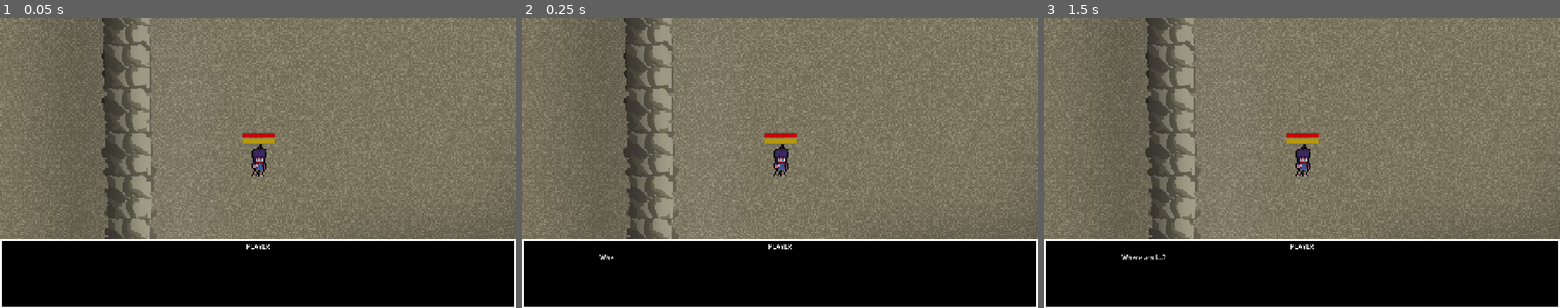
Above: before the commit, frames 1-3 (left to right).
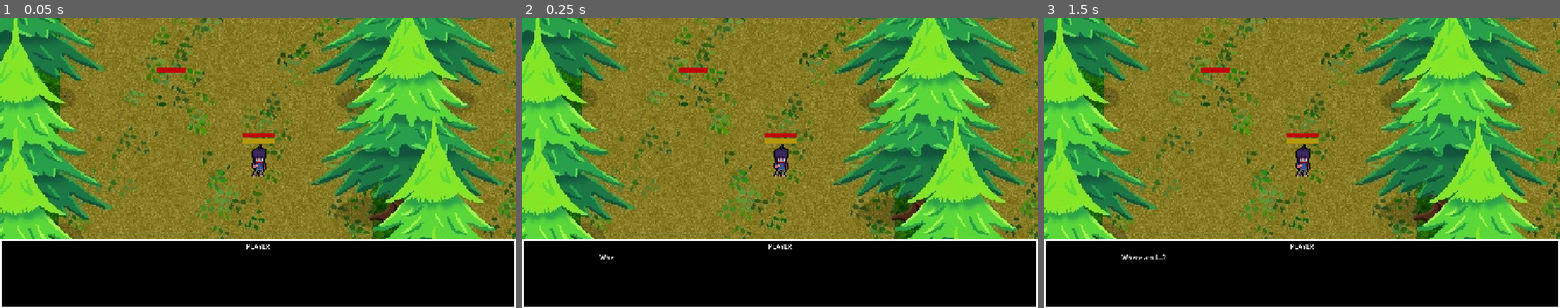
Above: after the commit, the same moments.

Repository: CAHSI-Game-Studios/CGS-project
Game: Godot game, scene res://games/gameA/scenes/game_a_scene_test.tscn
Two runs of this game, one before a commit and one after it. Both use one fixed random seed, a clock stepped at 60 frames per second and the inputs below. This scene is started directly instead of the project's main scene.
Inputs (mouse positions are in pixels of both pictures, inside the frame that each line leads up to):
- Up to frame 1 (0.05 s): no input
- Up to frame 2 (0.25 s): no input
- Up to frame 3 (1.5 s): tap Enter at 0.5 s; move the mouse to (1415, 148) at 0.52 s; hold D (move_right) 0.53-1.28 s; tap K (game_a_attack) at 0.6 s; click (1415, 148) at 0.67 s; tap Space at 1.25 s; move the mouse to (1198, 177) at 1.27 s; hold S (move_down) from 1.28 s (still down); tap I (game_a_blocking) at 1.35 s

The runs differ from the first frame. In frame 1, 76% of the frame differs, in the area x 0-100%, y 0-77%; in frame 2, 76%; in frame 3, 76%.

Commit message:
ally behavior implementation

Diff:
--- /dev/null
+++ b/src/games/gameA/scenes/game_a_ally.tscn
@@ -0,0 +1,64 @@
+[gd_scene format=3 uid="uid://f3gretpawnsv"]
+
+[ext_resource type="Script" uid="uid://clq2hu61hrkav" path="res://games/gameA/scripts/ally.gd" id="1_8cjbb"]
+
+[sub_resource type="CircleShape2D" id="CircleShape2D_6tu7v"]
+
+[sub_resource type="RectangleShape2D" id="RectangleShape2D_6tu7v"]
+
+[sub_resource type="StyleBoxFlat" id="StyleBoxFlat_lckfg"]
+bg_color = Color(0.75158876, 0.025840001, 0.050708726, 1)
+
+[sub_resource type="RectangleShape2D" id="RectangleShape2D_bb0j3"]
+size = Vector2(38, 40)
+
+[node name="Ally" type="CharacterBody2D" unique_id=1128105033]
+collision_mask = 4
+script = ExtResource("1_8cjbb")
+
+[node name="CollisionShape2D" type="CollisionShape2D" parent="." unique_id=1977458536]
+shape = SubResource("CircleShape2D_6tu7v")
+
+[node name="NavigationAgent2D" type="NavigationAgent2D" parent="." unique_id=1067434227]
+path_desired_distance = 5.0
+target_desired_distance = 5.0
+debug_enabled = true
+debug_use_custom = true
+debug_path_custom_color = Color(0.13780668, 0.2674267, 0.46738052, 1)
+
+[node name="Hitbox" type="Area2D" parent="." unique_id=874951371]
+collision_mask = 6
+
+[node name="CollisionShape2D" type="CollisionShape2D" parent="Hitbox" unique_id=1882353399]
+shape = SubResource("RectangleShape2D_6tu7v")
+
+[node name="UI" type="Control" parent="." unique_id=1006557167]
+layout_mode = 3
+anchors_preset = 0
+offset_right = 40.0
+offset_bottom = 40.0
+
+[node name="HealthBar" type="ProgressBar" parent="UI" unique_id=618769674]
+layout_mode = 1
+anchors_preset = 8
+anchor_left = 0.5
+anchor_top = 0.5
+anchor_right = 0.5
+anchor_bottom = 0.5
+offset_left = -31.0
+offset_top = -34.0
+offset_right = -7.0
+offset_bottom = -30.0
+grow_horizontal = 2
+grow_vertical = 2
+theme_override_styles/fill = SubResource("StyleBoxFlat_lckfg")
+step = 5.0
+show_percentage = false
+
+[node name="AttackArea" type="Area2D" parent="." unique_id=1153014219]
+collision_layer = 0
+collision_mask = 2
+
+[node name="CollisionShape2D" type="CollisionShape2D" parent="AttackArea" unique_id=1623149569]
+position = Vector2(0, 1)
+shape = SubResource("RectangleShape2D_bb0j3")
--- a/src/games/gameA/scenes/game_a_scene_test.tscn
+++ b/src/games/gameA/scenes/game_a_scene_test.tscn
@@ -2,12 +2,17 @@
 
 [ext_resource type="PackedScene" uid="uid://cjikp6rypqpvi" path="res://games/gameA/scenes/GameAScene.tscn" id="1_vymsj"]
 [ext_resource type="PackedScene" uid="uid://vvwtswnncswr" path="res://games/gameA/scenes/game_a_mage_boss.tscn" id="2_hbpco"]
+[ext_resource type="PackedScene" uid="uid://f3gretpawnsv" path="res://games/gameA/scenes/game_a_ally.tscn" id="3_f64rh"]
 
 [node name="GameASceneTest" unique_id=2141663944 instance=ExtResource("1_vymsj")]
 
 [node name="Player" parent="." index="0" unique_id=102526350]
-position = Vector2(3631, 940)
+position = Vector2(232, 1144)
 
 [node name="Mage" parent="Enemies" parent_id_path=PackedInt32Array(983519384) index="3" unique_id=1779614909 node_paths=PackedStringArray("player") instance=ExtResource("2_hbpco")]
 position = Vector2(3781, 798)
 player = NodePath("../../Player")
+
+[node name="Ally" parent="Enemies" parent_id_path=PackedInt32Array(983519384) index="4" unique_id=1128105033 node_paths=PackedStringArray("player") instance=ExtResource("3_f64rh")]
+position = Vector2(190, 1351)
+player = NodePath("../../Player")
--- /dev/null
+++ b/src/games/gameA/scripts/ally.gd
@@ -0,0 +1,149 @@
+class_name GameAAlly
+extends GameACharacter
+
+enum State { FOLLOW, ENGAGE, RETURN, ATTACK }
+
+@export var player: CharacterBody2D
+
+## ------- FOLLOW ----------------
+@export var follow_distance: float = 60.0
+@export var leash_radius: float = 300.0
+@export var return_distance: float = 400.0
+
+## ------- TARGETING ----------------
+@export var retarget_interval: float = 0.5
+@export var player_threat_weight: float = 1.0
+
+## ------- ATTACK ----------------
+@export var attack_damage: int = 20
+@export var attack_range: float = 30
+@export var attack_windup: float = 0.3
+@export var attack_cooldown: float = 0.8
+@export var attack_offset: float = 24.0
+
+@onready var attack_area: Area2D = $AttackArea
+
+var state: State = State.FOLLOW
+var target: GameAEnemy
+var retarget_timer: float = 0.0
+var attack_cooldown_timer: float = 0.0
+
+
+func _ready() -> void:
+	super()
+	add_to_group("allies")
+	attack_area.monitoring = false
+
+func can_act() -> bool:
+	return player != null and player is GameAPlayer
+
+func update_behavior(delta: float) -> void:
+	attack_cooldown_timer -= delta
+
+	retarget_timer -= delta
+	if retarget_timer <= 0.0:
+		retarget_timer = retarget_interval
+		update_target()
+
+	match state:
+		State.FOLLOW:
+			if target:
+				state = State.ENGAGE
+			else:
+				follow_player()
+
+		State.ENGAGE:
+			if not is_valid_target(target):
+				target = null
+				state = State.FOLLOW
+				return
+			if distance_to_player() > return_distance:
+				target = null
+				state = State.RETURN
+				return
+			engage_target()
+
+		State.RETURN:
+			move_towards_point(player.global_position, SPEED)
+			if distance_to_player() <= leash_radius * 0.5:
+				state = State.FOLLOW
+
+		State.ATTACK:
+			pass
+
+## ------- FOLLOW ----------------
+func follow_player() -> void:
+	if distance_to_player() > follow_distance:
+		move_towards_point(player.global_position, SPEED)
+	else:
+		stop_moving()
+
+func distance_to_player() -> float:
+	return global_position.distance_to(player.global_position)
+
+## ------- TARGETING ----------------
+func update_target() -> void:
+	if state == State.RETURN or state == State.ATTACK:
+		return
+
+	var best: GameAEnemy = null
+	var best_score := INF
+	for node in get_tree().get_nodes_in_group("enemies"):
+		var enemy := node as GameAEnemy
+		if not is_valid_target(enemy):
+			continue
+		var score := get_target_score(enemy)
+		if score < best_score:
+			best_score = score
+			best = enemy
+
+	if is_valid_target(target) and best != target:
+		if best_score > get_target_score(target):
+			return
+
+	target = best
+
+func get_target_score(enemy: GameAEnemy) -> float:
+	var distance_to_ally := global_position.distance_to(enemy.global_position)
+	var distance_to_player_from_enemy := player.global_position.distance_to(enemy.global_position)
+	return distance_to_ally + distance_to_player_from_enemy * player_threat_weight
+
+func is_valid_target(enemy) -> bool:
+	if enemy == null or not is_instance_valid(enemy) or enemy.is_queued_for_deletion():
+		return false
+	if enemy.has_method("is_dead") and enemy.is_dead():
+		return false
+	return enemy.global_position.distance_to(player.global_position) <= leash_radius
+
+## ------- ATTACK ----------------
+func engage_target() -> void:
+	var distance := global_position.distance_to(target.global_position)
+	if distance > attack_range:
+		move_towards_point(target.global_position, SPEED)
+	elif attack_cooldown_timer <= 0.0:
+		start_attack()
+	else:
+		stop_moving()
+
+func start_attack() -> void:
+	state = State.ATTACK
+	stop_moving()
+
+	var direction := global_position.direction_to(target.global_position)
+	attack_area.position = direction * attack_offset
+	attack_area.rotation = direction.angle()
+
+	await get_tree().create_timer(attack_windup, false).timeout
+
+	attack_area.monitoring = true
+	await get_tree().physics_frame
+	await get_tree().physics_frame
+
+	for area in attack_area.get_overlapping_areas():
+		var enemy := area.get_parent() as GameAEnemy
+		if enemy:
+			enemy.take_damage(attack_damage, enemy.global_position - global_position)
+
+	attack_area.monitoring = false
+	attack_cooldown_timer = attack_cooldown
+	state = State.ENGAGE if is_valid_target(target) else State.FOLLOW
--- a/src/games/gameA/scripts/projectile.gd
+++ b/src/games/gameA/scripts/projectile.gd
@@ -22,9 +22,9 @@
 
 func _on_area_entered(area : Area2D):
 	if area.get_parent() == null: return
-	var player := area.get_parent()
-	if player is GameAPlayer:
-		player.take_damage(damage)
+	var target := area.get_parent()
+	if target is GameAPlayer or target is GameAAlly:
+		target.take_damage(damage)
 	queue_free()
 
 func _on_body_entered(body : Node2D):
--- a/src/games/gameA/scripts/shockwave.gd
+++ b/src/games/gameA/scripts/shockwave.gd
@@ -46,7 +46,7 @@
 	if has_hit:
 		return
 	var target := area.get_parent()
-	if target == null or target is not CharacterBody2D:
+	if target is not GameAPlayer or target is not GameAAlly:
 		return
 
 	# it will only damage the player if they are at the edges.
Not shown, added: src/games/gameA/scripts/ally.gd.uid
